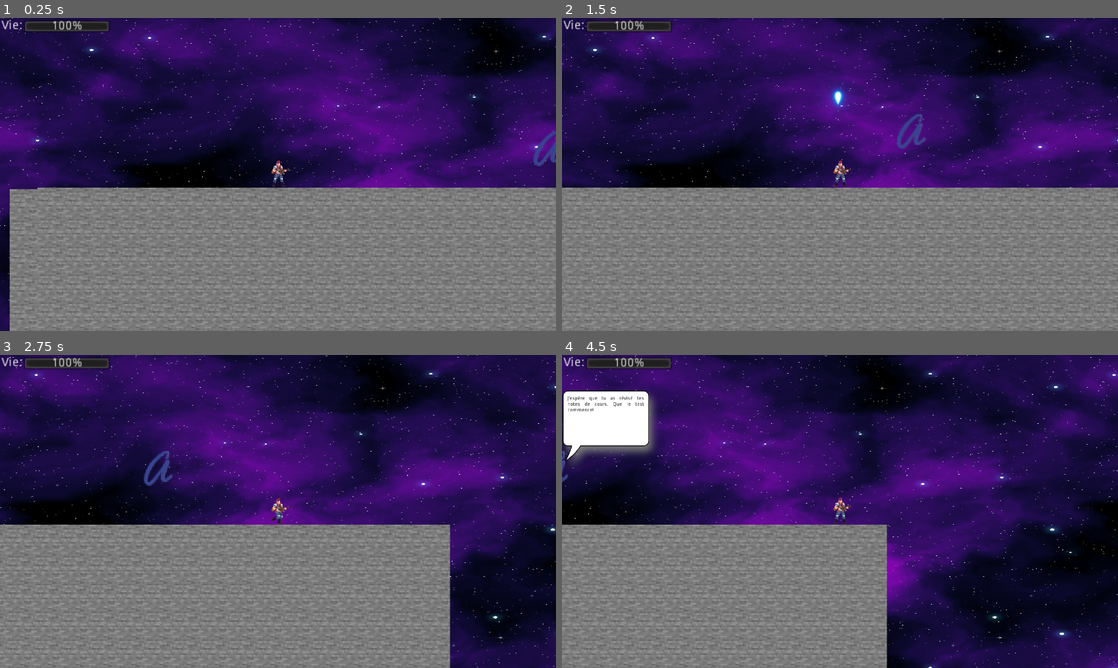
Above: before the commit, frames 1-4 (two rows, left to right).
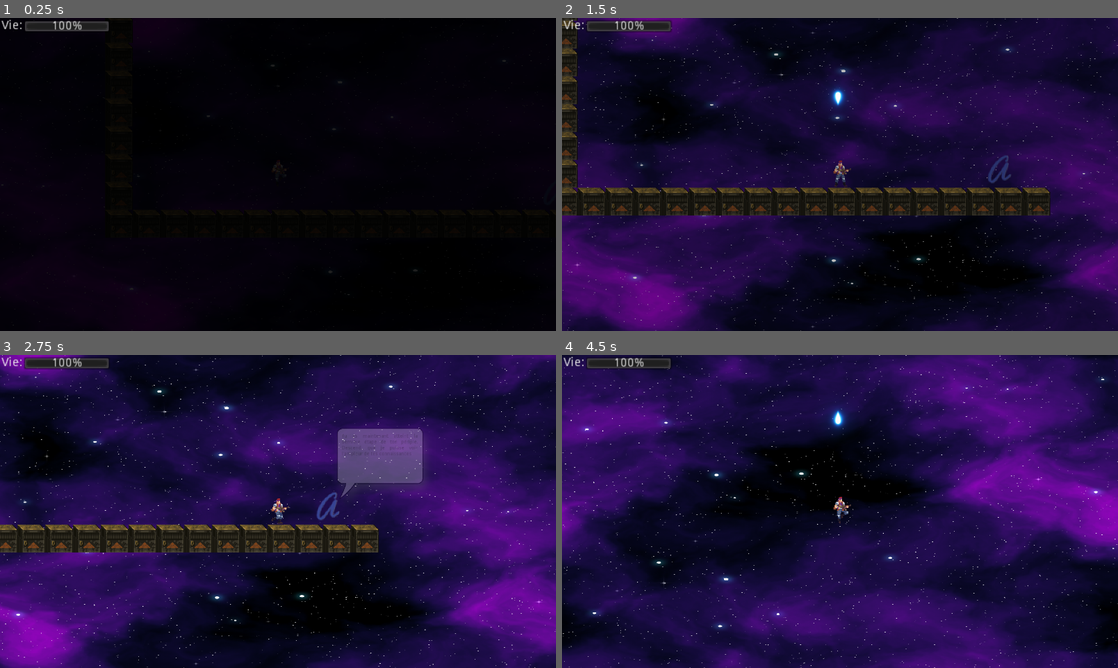
Above: after the commit, the same moments.

Repository: RedYou1/GoBros
Game: Godot game, scene res://Scenes/BossLevel.tscn
The game is run twice, just before and just after one commit, with the same random seed, the same clock (stepped at 60 frames per second) and the same inputs. Sound files missing from this copy of the repository are replaced by a short silence.
Inputs:
- Up to frame 1 (0.25 s): no input
- Up to frame 2 (1.5 s): hold D (DROIT) 0.53-1.28 s; hold W (HAUT) from 0.53 s (still down); tap Space (SAUT) at 0.77 s; tap P (TIRER) at 1.35 s
- Up to frame 3 (2.75 s): tap Space (SAUT) at 1.52 s; release W (HAUT) at 2.03 s; hold A (GAUCHE) from 2.03 s (still down); hold D (DROIT) from 2.03 s (still down)
- Up to frame 4 (4.5 s): release A (GAUCHE) at 2.78 s; release D (DROIT) at 2.78 s; hold W (HAUT) 2.78-4.28 s; tap P (TIRER) at 2.85, 4.35 s; tap Space (SAUT) at 3.02, 3.77 s; hold D (DROIT) 3.53-4.28 s; hold S (BAS) from 4.28 s (still down)

The runs differ from the first frame. In frame 1, 95% of the frame differs, in the area x 0-100%, y 0-100%; in frame 2, 81%; in frame 3, 76%; in frame 4, 79%.

Commit message:
Changement de la manière dont Apical gère sa hauteur pour une manière statique. Ça supprime les bugs

Diff:
--- a/Scenes/BossLevel.tscn
+++ b/Scenes/BossLevel.tscn
@@ -11,7 +11,7 @@
 script = ExtResource( 4 )
 
 [node name="Joueur" parent="." index="0"]
-position = Vector2( -75.0531, -16.2779 )
+position = Vector2( -633.053, -926.278 )
 
 [node name="DebutNiveau" parent="." index="1"]
 position = Vector2( -642.048, -812.592 )
@@ -21,7 +21,7 @@
 scene_prochain_niveau = "res://Scenes/Menu.tscn"
 
 [node name="TileMap" parent="." index="3"]
-tile_data = PoolIntArray( -2752538, 0, 0, -2752537, 0, 0, -2 …(16768 unchanged characters)…  0, 3014666, 6, 0, 3014667, 6, 0, 3145717, 9, 0, 3145718, 9, 0, 3145719, 9, 0, 3 …(299 unchanged characters)…
+tile_data = PoolIntArray( -2752538, 0, 0, -2752537, 0, 0, -2 …(16768 unchanged characters)…  0, 3014666, 6, 0, 3014667, 6, 0, 3145716, 9, 0, 3145717, 9, 0, 3145718, 9, 0, 3145719, 9, 0, 3 …(299 unchanged characters)…
 
 [node name="Apical" parent="." index="4" instance=ExtResource( 2 )]
 position = Vector2( 239.091, 23.447 )
--- a/Scripts/Apical.gd
+++ b/Scripts/Apical.gd
@@ -6,6 +6,7 @@
 var fin_niveau = 368
 export(float) var profondeur_marteau = 3
 var hauteur = 0
+var hauteur_bloc = 0
 var memoire_hauteur = false
 var mouvement_haut = 0
 var mouvement_cote = 0
@@ -56,6 +57,7 @@
 			if get_node("../Joueur"):
 				if get_node("../Joueur").is_on_floor:
 					hauteur = get_node("../Joueur").position.y - 50
+					hauteur_bloc = get_node("../Joueur").position.y
 					memoire_hauteur = true
 					vitesse_ennemi /=8
 		else:
@@ -108,10 +110,8 @@
 func tirer_apical():
 	var balle = balleApical.instance()
 	if !memoire_hauteur:
-		if get_node("../Joueur"):
-			if get_node("../Joueur").is_on_floor:
-				hauteur = get_node("../Joueur").position.y - 100
-				memoire_hauteur = true
+			hauteur = hauteur_bloc - 100
+			memoire_hauteur = true
 
 	#On se déplace à la bonne position
 	if !position_tir_ok && memoire_hauteur:
@@ -162,12 +162,9 @@
 #param delta: pour gérer la vitesse des animations
 func dash_apical(delta):
 	if !memoire_hauteur:
-		if get_node("../Joueur"):
-			if get_node("../Joueur").is_on_floor:
-				hauteur = get_node("../Joueur").position.y
-				memoire_hauteur = true
-				print(hauteur)
-				print(get_node("../Joueur").position.y)
+		if !memoire_hauteur:
+			hauteur = hauteur_bloc
+			memoire_hauteur = true
 	#O se déplace à la bonne position
 	if !dash && memoire_hauteur:
 		if sens:
@@ -227,6 +224,7 @@
 					sens = false
 					vitesse_rotation = 0
 					memoire_hauteur = false
+					hauteur_bloc += 32
 					self.animation.rotation = 0
 			else:
 				mouvement_cote = -vitesse_dash
@@ -244,14 +242,14 @@
 					dash = false
 					vitesse_rotation = 0
 					memoire_hauteur = false
+					hauteur_bloc += 32
 
 #Fonction pour gérer la phase marteau d'apical
 func marteau_apical():
 	if !memoire_hauteur:
-		if get_node("../Joueur"):
-			if get_node("../Joueur").is_on_floor:
-				hauteur = get_node("../Joueur").position.y - 75
-				memoire_hauteur = true
+		if !memoire_hauteur:
+			hauteur = hauteur_bloc - 75
+			memoire_hauteur = true
 	#On se déplace à la position du prochain bloc
 	if !marteau && memoire_hauteur:
 		var position_prochain_bloc
@@ -285,6 +283,7 @@
 						set_collision_mask_bit(0, false)
 			else:
 				marteau_fait = true
+				marteau = false
 		elif bloc <= 11:
 			vitesse_ennemi = mem_vitesse
 			mouvement_haut = -vitesse_ennemi
@@ -300,8 +299,8 @@
 		sens = true
 		bloc = 0
 		phase = 3
+		hauteur_bloc += (profondeur_marteau -1) * 32
 		memoire_hauteur = false
-		hauteur = 0
 		sens = false
 
 # Called when the node enters the scene tree for the first time.
